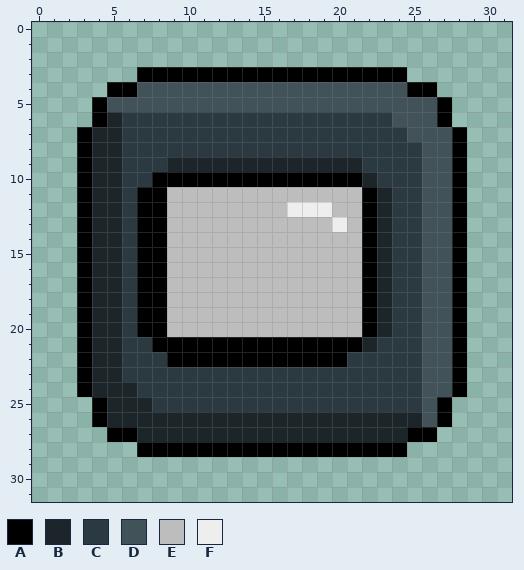
Two versions of one pixel-art file, game/assets/arrows.aseprite. The picture above was drawn from the file before the commit.
32x32 pixels, 1 frame.
Palette (. is transparent): A #000000  B #1c2529  C #2b3940  D #425259  E #bdbdbd  F #eeeeee
Pixels before, first column x 3:
 3 ....AAAAAAAAAAAAAAAAAA....
 4 ..AADDDDDDDDDDDDDDDDDDAA..
 5 .ADDDDDDDDDDDDDDDDDDDDDDA.
 6 .ABCCCCCCCCCCCCCCCCCCDDDA.
 7 ABBCCCCCCCCCCCCCCCCCCCDDDA
 8 ABBCCCCCCCCCCCCCCCCCCCCDDA
 9 ABBCCCBBBBBBBBBBBBBCCCCDDA
10 ABBCCAAAAAAAAAAAAAABCCCDDA
11 ABBCAAEEEEEEEEEEEEEABCCDDA
12 ABBCAAEEEEEEEEFFFEEABCCDDA
13 ABBCAAEEEEEEEEEEEFEABCCDDA
14 ABBCAAEEEEEEEEEEEEEABCCDDA
15 ABBCAAEEEEEEEEEEEEEABCCDDA
16 ABBCAAEEEEEEEEEEEEEABCCDDA
17 ABBCAAEEEEEEEEEEEEEABCCDDA
18 ABBCAAEEEEEEEEEEEEEABCCDDA
19 ABBCAAEEEEEEEEEEEEEABCCDDA
20 ABBCAAEEEEEEEEEEEEEABCCDDA
21 ABBCCAAAAAAAAAAAAAABCCCDDA
22 ABBCCCAAAAAAAAAAAACCCCCDDA
23 ABBCCCCCCCCCCCCCCCCCCCCDDA
24 ABBBCCCCCCCCCCCCCCCCCCCDDA
25 .ABBBCCCCCCCCCCCCCCCCCCDA.
26 .ABBBBBBBBBBBBBBBBBBBBBDA.
27 ..AABBBBBBBBBBBBBBBBBBAA..
28 ....AAAAAAAAAAAAAAAAAA....
After:
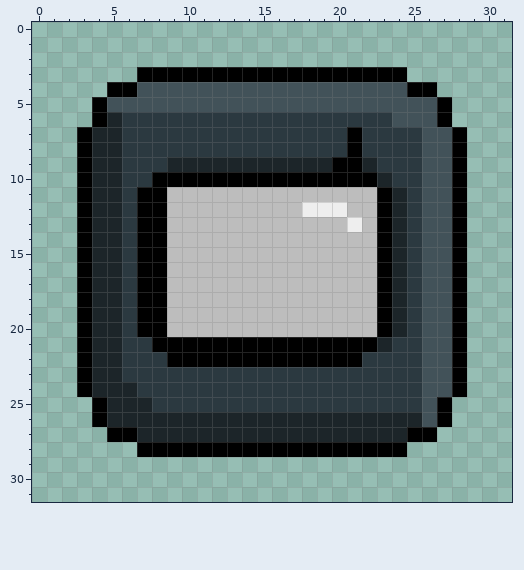
From old to new:
{"where": "layer \"Layer 1 #2\""}
{"y":7,"x":21,"old":"C","new":"A"}
{"y":7,"x":25,"old":"D","new":"C"}
{"y":8,"x":21,"old":"C","new":"A"}
{"y":9,"x":20,"old":"BBC","new":"AAB"}
{"y":10,"x":22,"old":"BC","new":"AB"}
{"y":11,"x":22,"old":"ABC","new":"EAB"}
{"y":12,"x":17,"old":"F","new":"E"}
{"y":12,"x":20,"old":"E","new":"F"}
{"y":12,"x":22,"old":"ABC","new":"EAB"}
{"y":13,"x":20,"old":"FEABC","new":"EFEAB"}
{"y":14,"x":22,"old":"ABC","new":"EAB"}
{"y":15,"x":22,"old":"ABC","new":"EAB"}
{"y":16,"x":22,"old":"ABC","new":"EAB"}
{"y":17,"x":22,"old":"ABC","new":"EAB"}
{"y":18,"x":22,"old":"ABC","new":"EAB"}
{"y":19,"x":22,"old":"ABC","new":"EAB"}
{"y":20,"x":22,"old":"ABC","new":"EAB"}
{"y":21,"x":22,"old":"BC","new":"AB"}
{"y":22,"x":21,"old":"C","new":"A"}
